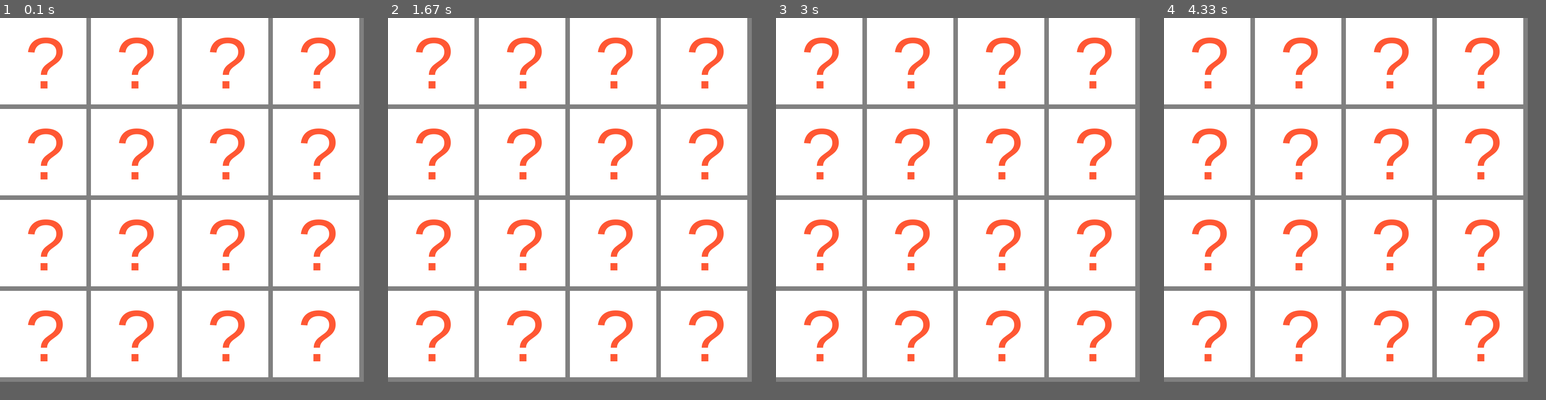
Above: before the commit, frames 1-4 (left to right).
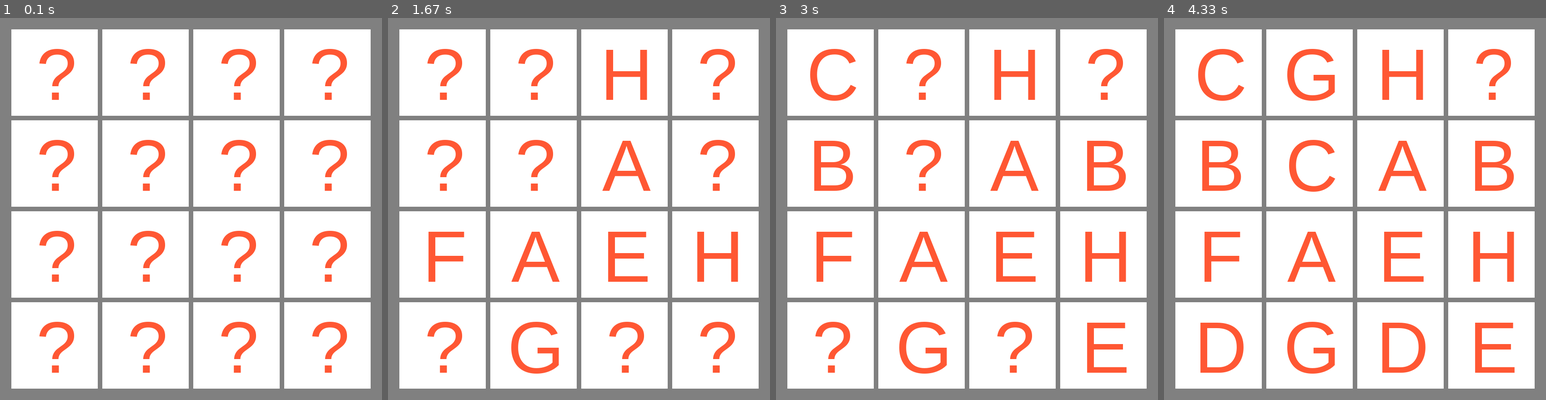
Above: after the commit, the same moments.

Repository: mmenavas/pygame-memory-game
Game: pygame game, started from app.py
The game is run twice, just before and just after one commit, with the same random seed, the same clock (stepped at 60 frames per second) and the same inputs.
Inputs (mouse positions are in pixels of both pictures, inside the frame that each line leads up to):
- Up to frame 1 (0.1 s): no input
- Up to frame 2 (1.67 s): press the mouse at (487, 212) at 0.37 s; move the mouse to (552, 254) at 0.47 s; release the mouse at (617, 293) at 0.6 s; click (636, 75) at 0.72 s; press the mouse at (636, 75) at 1.03 s; move the mouse to (598, 189) at 1.13 s; release the mouse at (559, 308) at 1.27 s; press the mouse at (636, 75) at 1.37 s; move the mouse to (655, 170) at 1.47 s; release the mouse at (678, 270) at 1.6 s
- Up to frame 3 (3 s): press the mouse at (1024, 75) at 1.7 s; move the mouse to (1062, 193) at 1.8 s; release the mouse at (1100, 308) at 1.93 s; click (821, 124) at 2.08 s; click (852, 82) at 2.55 s; press the mouse at (852, 82) at 2.87 s; move the mouse to (867, 113) at 2.97 s
- Up to frame 4 (4.33 s): release the mouse at (1270, 140) at 3.1 s; press the mouse at (1240, 82) at 3.2 s; move the mouse to (1240, 216) at 3.3 s; release the mouse at (1240, 350) at 3.43 s; click (1293, 86) at 3.55 s; click (1377, 315) at 3.88 s
In our replay, the window is 800x800 before the commit and 840x840 after it. These sizes can differ from the game's own. Grey fills any space a smaller window leaves; there, only what the larger window draws over its background counts as a difference.

The runs differ from the first frame. In frame 1, 33% of the frame differs, in the area x 0-98%, y 0-98%; in frame 2, 34%; in frame 3, 35%; in frame 4, 36%.

Commit message:
Implement card revealing on click

Diff:
--- a/Game/Card.py
+++ b/Game/Card.py
@@ -1,26 +1,30 @@
-import random
-import string
-
-
 class Card:
 
-    value = ""
-    faceup = False
+    faceup = ""
+    facedown = ""
+    is_faceup = False
 
-    def __init__(self, value):
-        self.value = value
+    def __init__(self, faceup, facedown):
+        self.faceup = faceup
+        self.facedown = facedown
 
     def show(self):
-        self.faceup = True
+        self.is_faceup = True
 
     def hide(self):
-        self.faceup = False
+        self.fais_faceup = False
 
     def is_faceup(self):
+        return self.is_faceup
+
+    def set_faceup(self, value):
+        self.faceup = value
+
+    def get_faceup(self):
         return self.faceup
 
-    def get_value(self):
-        return self.value
+    def set_facedown(self, value):
+        self.facedown = value
 
-    def update_value(self, value):
-        self.value = value
+    def get_facedown(self):
+        return self.facedown
--- a/Game/Cards.py
+++ b/Game/Cards.py
@@ -9,7 +9,7 @@
     matched = set()
     active = 0
 
-    def __init__(self, count):
+    def __init__(self, count, facedown = "?"):
 
         # Generate values for cards
         alphabet = list(string.ascii_uppercase)
@@ -20,7 +20,7 @@
         position = 1
 
         for item in items:
-            cards[position] = Card.Card(item)
+            cards[position] = Card.Card(item, facedown)
             position += 1
 
         self.cards = cards
@@ -39,7 +39,7 @@
         if not self.active:
             self.active = position
         else:
-            if self.cards[self.active].get_value() == self.cards[position].get_value():
+            if self.cards[self.active].get_faceup() == self.cards[position].get_faceup():
                 # TODO: return keys instead of printing messages
                 print("It's a match!")
                 self.matched.add(self.active)
--- a/app.py
+++ b/app.py
@@ -1,24 +1,38 @@
-import time
 import pygame
 from pygame.locals import *
 from Game import Cards
 
 
 class Tile(pygame.sprite.Sprite):
-    def __init__(self, text, size, color, bg_color, width, height, border, border_color, x, y):
+    def __init__(self, card, font_size, font_color, bg_color, width, height, border, border_color, x_pos, y_pos):
         pygame.sprite.Sprite.__init__(self)
-        self.font = pygame.font.SysFont("Arial", size)
-        self.textSurf = self.font.render(text, 1, color)
+        # Set properties
+        self.card = card
+        self.font_size = font_size
+        self.font_color = font_color
+        self.bg_color = bg_color
+        self.width = width
+        self.height = height
+        self.border = border
+        self.border_color = border_color
+        self.x_pos = x_pos
+        self.y_pos = y_pos
+        # Build tile
+        self.font = pygame.font.SysFont("Arial", font_size)
+        self.text = self.font.render(card.get_facedown(), 1, font_color)
         self.surf = pygame.Surface((width, height))
         self.surf.fill(border_color)
         self.image = pygame.Surface((width - border * 2, height - border * 2))
         self.image.fill(bg_color)
-        w = self.textSurf.get_width()
-        h = self.textSurf.get_height()
-        # self.rect = self.image.get_rect()
-        self.rect = pygame.Rect(x, y, width, height)
-        self.image.blit(self.textSurf, [width/2 - w/2, height/2 - h/2])
+        self.rect = pygame.Rect(x_pos + border, y_pos + border, width, height)
+        self.image.blit(self.text, [width/2 - self.text.get_width()/2, height/2 - self.text.get_height()/2])
         self.surf.blit(self.image, [border, border])
+
+    def update(self, *args):
+        self.text = self.font.render(self.card.get_faceup(), 1, self.font_color)
+        self.image.fill(self.bg_color)
+        self.image.blit(self.text, [self.width/2 - self.text.get_width()/2, self.height/2 - self.text.get_height()/2])
+
 
 class Settings:
     def __init__(self):
@@ -33,9 +47,10 @@
         self.tile_font_size = 160
         self.tile_border = 5
         self.tile_border_color = (128, 128, 128)
+        self.padding = 20
 
     def get_dimensions(self):
-        return self.tile_width * self.grid_x, self.tile_height * self.grid_y
+        return self.tile_width * self.grid_x + self.padding * 2, self.tile_height * self.grid_y + self.padding * 2
 
 
 # Get settings
@@ -49,20 +64,8 @@
 screen.fill(settings.bg_color)
 
 # Build tiles
-# cards = Cards.Cards(settings.unique_tiles)
-# tiles = pygame.sprite.Group()
-# for index, card in cards.get_cards().items():
-#     tiles.add(Tile(
-#         str(card.get_value()),
-#         settings.tile_font_size,
-#         settings.tile_font_color,
-#         settings.tile_bg_color,
-#         settings.tile_width,
-#         settings.tile_height,
-#         settings.tile_border,
-#         settings.tile_border_color
-#     ))
-
+cards_game = Cards.Cards(settings.unique_tiles)
+cards = cards_game.get_cards()
 tiles = pygame.sprite.LayeredUpdates()
 x = 0
 y = 0
@@ -70,9 +73,8 @@
 while y < settings.grid_y:
     while x < settings.grid_x:
         coordinates = (x * settings.tile_width, y * settings.tile_height)
-        # screen.blit(tiles.get_sprite(index).surf, coordinates)
         tiles.add(Tile(
-            "?",
+            cards[index + 1],
             settings.tile_font_size,
             settings.tile_font_color,
             settings.tile_bg_color,
@@ -80,8 +82,8 @@
             settings.tile_height,
             settings.tile_border,
             settings.tile_border_color,
-            settings.tile_width * x,
-            settings.tile_height * y
+            settings.tile_width * x + settings.padding,
+            settings.tile_height * y + settings.padding
         ))
         x += 1
         index += 1
@@ -111,21 +113,15 @@
     # coordinates = ((15 % settings.grid_x) * settings.tile_width, (15 % settings.grid_y) * settings.tile_height)
     # screen.blit(tiles[15].surf, coordinates)
 
-    # Get mouse data
+    # Handle click on card event
     mouse = pygame.mouse.get_pos()
     click = pygame.mouse.get_pressed()
+    if click[0] == 1:
+        for tile in tiles.get_sprites_at(mouse):
+            tile.update()
 
-    # Handle mouse click
-    # if item.image.get_rect().collidepoint(mouse):
-    items = len(tiles.get_sprites_at(mouse))
-    if items:
-        if click[0] == 1:
-            print("Tile {}".format(items))
     # else:
     #     pygame.draw.rect(gameDisplay, ic,(x,y,w,h))
 
     # # Update the display
     pygame.display.flip()
-
-# TODO: Learn how to use rectangles and surface
-# sprites_clicked = [sprite for sprite in all_my_sprites_list if sprite.rect.collidepoint(x, y)]
